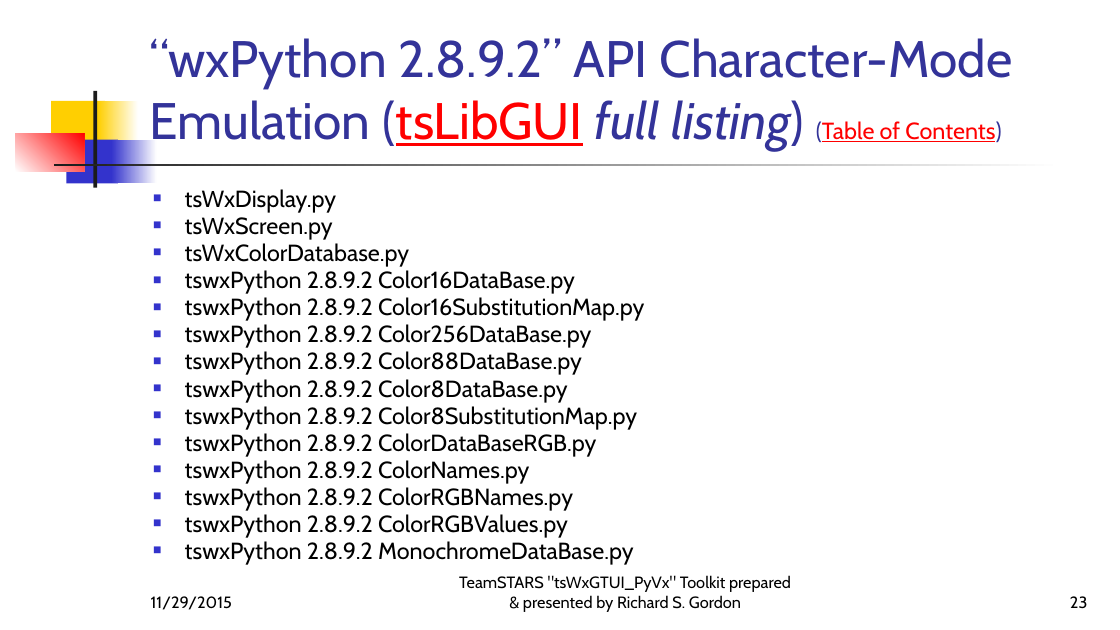
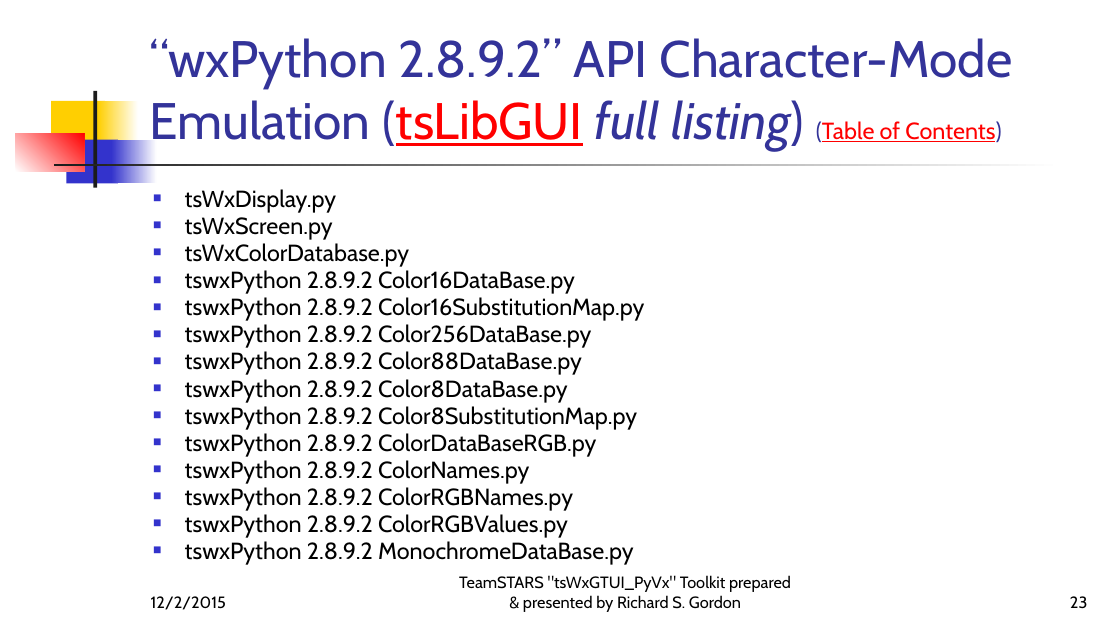
Before and after one commit to rigordo959/tsWxGTUI_PyVx_Repository, a slide deck: slide 23 of Notebooks/EngineeringNotebook/MS-PowerPoint-Files/tsWxGTUI_PyVx/UseCase_5_Graphical_User_Interface.pptx. Drawn at 1120x630 pixels with LibreOffice and Linux fonts; fonts in the diff are those of the drawing. Boxes give left, top, right and bottom in pixels: in the first picture for what was removed or moved away, otherwise in the second. Text is boxed around its words. In the diff, an @@ line names an element or a change of style, - is before the commit and + after.

```diff
--- a/Notebooks/EngineeringNotebook/MS-PowerPoint-Files/tsWxGTUI_PyVx/UseCase_5_Graphical_User_Interface.pptx
+++ b/Notebooks/EngineeringNotebook/MS-PowerPoint-Files/tsWxGTUI_PyVx/UseCase_5_Graphical_User_Interface.pptx
@@ text at [151,596,226,610]: text changed @@
-11/29/2015
+12/2/2015
```
Also in this commit, not shown: 22 other slides changed.
